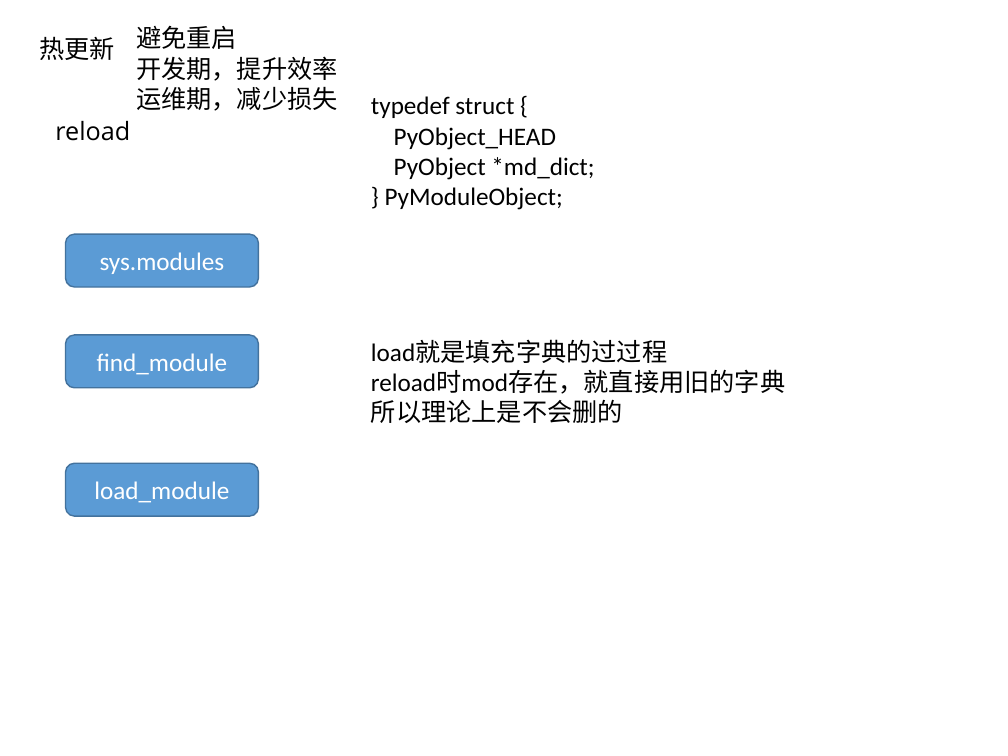
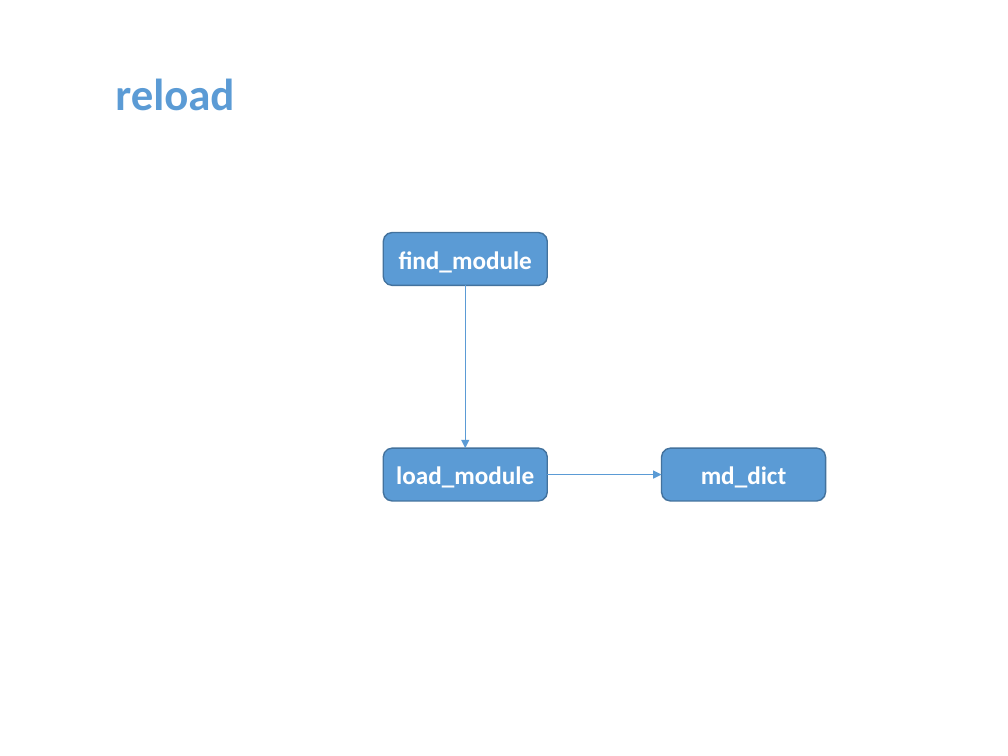
Before and after one commit to menfeng/studynote, a slide deck: slide 26 of python/source code/import/import.pptx (slide 23 before the commit). Drawn at 1008x756 pixels with LibreOffice and Linux fonts; fonts in the diff are those of the drawing. Boxes give left, top, right and bottom in pixels: in the first picture for what was removed or moved away, otherwise in the second. Text is boxed around its words. In the diff, an @@ line names an element or a change of style, - is before the commit and + after.

Commit message:
ppt

```diff
--- a/python/source code/import/import.pptx
+++ b/python/source code/import/import.pptx
@@ text removed at [136,26,338,111] @@
-避免重启
-开发期，提升效率
-运维期，减少损失
@@ text removed at [39,36,115,60] @@
-热更新
@@ text "reload": place and size @@
-text "reload" at [55,121,130,141]
+text "reload" at [115,78,234,111]
@@ text "reload" at [115,78,234,111]: size 18 to 32 pt, font Open Sans to Calibri, text colour #000000 to #5B9BD5, bold on; alignment left to centre @@
@@ text removed at [371,96,594,210] @@
-typedef struct {
-PyObject_HEAD
-PyObject *md_dict;
-} PyModuleObject;
@@ rounded rectangle removed at [66,234,258,286] @@
-sys.modules
@@ rounded rectangle "find_module": place and size @@
-rounded rectangle "find_module" at [66,335,258,387]
+rounded rectangle "find_module" at [383,233,547,285]
@@ rounded rectangle "find_module" at [383,233,547,285]: bold on @@
@@ arrow added from (466, 285) to (466, 449), #5B9BD5 1 pt @@
@@ text removed at [371,340,785,423] @@
-load就是填充字典的过过程
-reload时mod存在，就直接用旧的字典
-所以理论上是不会删的
@@ rounded rectangle "load_module" at [383,449,547,501]: bold on @@
@@ rounded rectangle "load_module": place and size @@
-rounded rectangle "load_module" at [66,464,258,516]
+rounded rectangle "load_module" at [383,449,547,501]
@@ rounded rectangle added at [661,449,826,501], fill #5B9BD5, outline #43739E 1 pt, 18 pt, text #FFFFFF, bold @@
+md_dict
@@ arrow added from (547, 475) to (661, 475), #5B9BD5 1 pt @@
```
Also in this commit, not shown: 9 other slides changed, 7 slides added, 2 slides removed.
